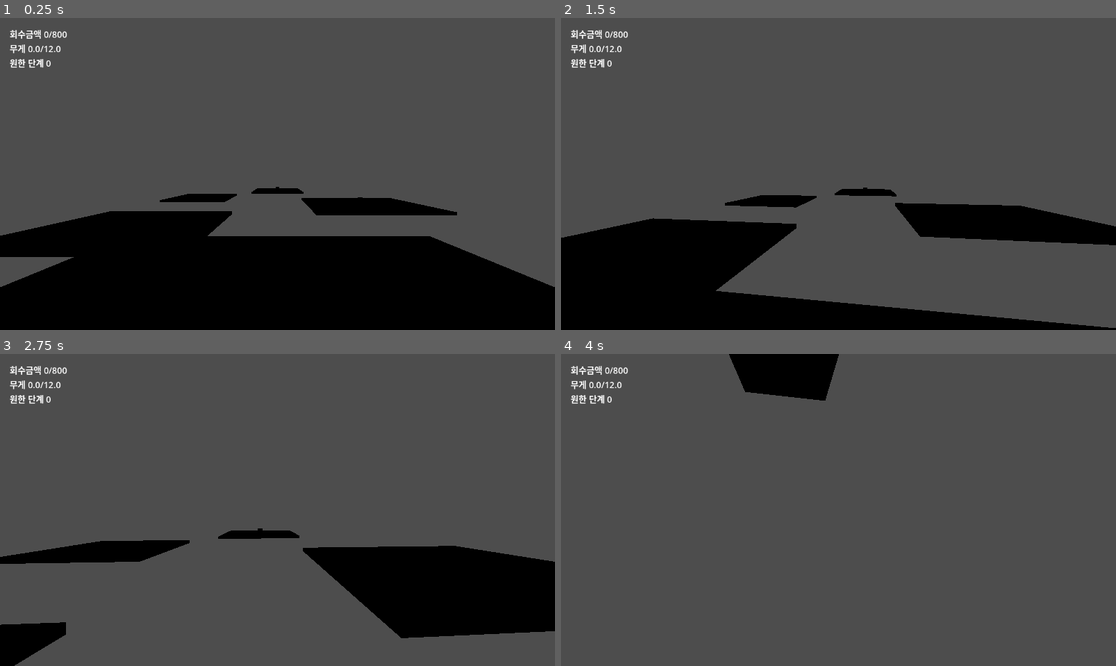
Above: before the commit, frames 1-4 (two rows, left to right).
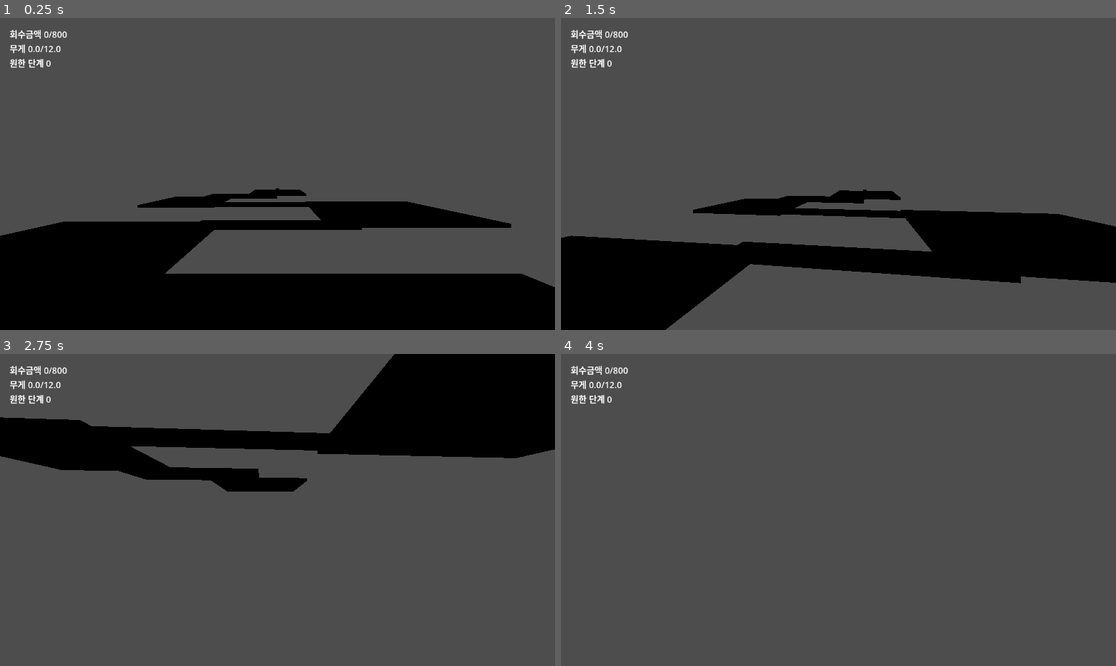
Above: after the commit, the same moments.

Repository: JJonyeok2/K_horror_game
Game: Godot game, scene res://scenes/Main.tscn
The game is run twice, just before and just after one commit, with the same random seed, the same clock (stepped at 60 frames per second) and the same inputs.
Inputs (mouse positions are in pixels of both pictures, inside the frame that each line leads up to):
- Up to frame 1 (0.25 s): no input
- Up to frame 2 (1.5 s): tap Enter at 0.5 s; move the mouse to (866, 174) at 0.52 s; hold W (move_forward) from 0.53 s (still down); tap E (interact) at 0.6, 1.35 s; move the mouse to (810, 174) at 1.27 s
- Up to frame 3 (2.75 s): keep holding W (move_forward); move the mouse to (288, 503) at 2.02 s; tap E (interact) at 2.1 s
- Up to frame 4 (4 s): keep holding W (move_forward); move the mouse to (832, 516) at 2.77 s; tap E (interact) at 2.85, 3.6 s; move the mouse to (877, 513) at 3.52 s

The runs differ from the first frame. In frame 1, 11% of the frame differs, in the area x 0-96%, y 54-87%; in frame 2, 16%; in frame 3, 32%, in the area x 0-100%, y 0-100%; in frame 4, 2.3%.

Commit message:
fix: connect Jongga Estate floor sections

Diff:
--- a/scripts/game/main.gd
+++ b/scripts/game/main.gd
@@ -24,7 +24,7 @@
 	map.build(self)
 	player = PlayerScene.instantiate()
 	add_child(player)
-	player.global_position = Vector3(0, 1, -5)
+	player.global_position = Vector3(0, 1, -8)
 	hud = HUDScript.new()
 	add_child(hud)
 	resentment.resentment_changed.connect(_on_resentment_changed)
--- a/scripts/maps/jongga_estate_builder.gd
+++ b/scripts/maps/jongga_estate_builder.gd
@@ -10,6 +10,9 @@
 	_create_floor("안채", Vector3(7, 0, -22), Vector3(9, 0.2, 8), Color.SADDLE_BROWN)
 	_create_floor("곳간", Vector3(-8, 0, -27), Vector3(6, 0.2, 6), Color.DARK_SLATE_GRAY)
 	_create_floor("사당", Vector3(0, 0, -36), Vector3(7, 0.2, 7), Color.MAROON)
+	_create_floor("사랑채-안채 연결마루", Vector3(0, 0, -18.25), Vector3(8, 0.2, 1.2), Color.DARK_GRAY)
+	_create_floor("안채-곳간 연결마루", Vector3(-1.25, 0, -25), Vector3(8, 0.2, 1.2), Color.DARK_GRAY)
+	_create_floor("곳간-사당 연결마루", Vector3(-4, 0, -31.25), Vector3(8, 0.2, 3), Color.DARK_GRAY)
 	_spawn_artifact(main, "놋 제기", 120, 1.5, 2, Vector3(-5, 0.4, -15), ["ancestor_item"])
 	_spawn_artifact(main, "서예 족자", 280, 1.0, 3, Vector3(7, 0.4, -22), ["document_item"])
 	_spawn_artifact(main, "사당 방울", 700, 2.0, 5, Vector3(0, 0.4, -36), ["shrine_item"])
